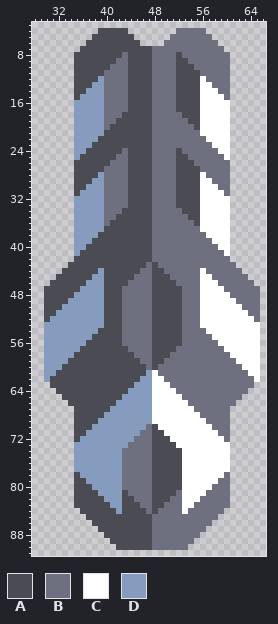
Two states of a sprite sheet, core/assets-raw/sprites/blocks/turrets/titan/titan-barrel.png. That is the earlier state.
The file is 96x96 pixels. Shown: x 28..66, y 3..91.
Palette (. is transparent): A #4a4b53  B #6e7080  C #ffffff  D #869cbe
Pixels before, first column x 30:
 4 .........AAAAA........BBBBB.........
 5 ........AAAAAAA......BBBBBBB........
 6 .......AAAAAAAAA....BBBBBBBBB.......
 7 ......AAAAAAAAAAAABBBBBBBBBBBB......
 8 .....AAAAAAAABAAAABBBBABBBBBBBB.....
 9 .....AAAAAAABBAAAABBBBAABBBBBBB.....
10 .....AAAAAABBBAAAABBBBAAABBBBBB.....
11 .....AAAAABBBBAAAABBBBAAAABBBBB.....
12 .....AAAADBBBBAAAABBBBAAAACBBBB.....
13 .....AAADDBBBBAAAABBBBAAAACCBBB.....
14 .....AADDDBBBBAAAABBBBAAAACCCBB.....
15 .....ADDDDBBBBAAAABBBBAAAACCCCB.....
16 .....DDDDDBBBBAAAABBBBAAAACCCCC.....
17 .....DDDDDBBBBAAAABBBBAAAACCCCC.....
18 .....DDDDDBBBAAAAABBBBBAAACCCCC.....
19 .....DDDDDBBAAAAAABBBBBBAACCCCC.....
20 .....DDDDDBAAAAAAABBBBBBBACCCCC.....
21 .....DDDDDAAAAAAAABBBBBBBBCCCCC.....
22 .....DDDDAAAAAAAAABBBBBBBBBCCCC.....
23 .....DDDAAAAAAAAAABBBBBBBBBBCCC.....
24 .....DDAAAAAABAAAABBBBABBBBBBCC.....
25 .....DAAAAAABBAAAABBBBAABBBBBBC.....
26 .....AAAAAABBBAAAABBBBAAABBBBBB.....
27 .....AAAAABBBBAAAABBBBAAAABBBBB.....
28 .....AAAADBBBBAAAABBBBAAAACBBBB.....
29 .....AAADDBBBBAAAABBBBAAAACCBBB.....
30 .....AADDDBBBBAAAABBBBAAAACCCBB.....
31 .....ADDDDBBBBAAAABBBBAAAACCCCB.....
32 .....DDDDDBBBBAAAABBBBAAAACCCCC.....
33 .....DDDDDBBBBAAAABBBBAAAACCCCC.....
34 .....DDDDDBBBAAAAABBBBBAAACCCCC.....
35 .....DDDDDBBAAAAAABBBBBBAACCCCC.....
36 .....DDDDDBAAAAAAABBBBBBBACCCCC.....
37 .....DDDDDAAAAAAAABBBBBBBBCCCCC.....
38 .....DDDDAAAAAAAAABBBBBBBBBCCCC.....
39 .....DDDAAAAAAAAAABBBBBBBBBBCCC.....
40 .....DDAAAAAAAAAAABBBBBBBBBBBCC.....
41 .....DAAAAAAAAAAAABBBBBBBBBBBBC.....
42 .....AAAAAAAAAAAAABBBBBBBBBBBBB.....
43 ....AAAAAAAAAAAAABABBBBBBBBBBBBB....
44 ...AAAAAADAAAAAABBAABBBBBBCBBBBBB...
45 ..AAAAAADDAAAAABBBAAABBBBBCCBBBBBB..
46 .AAAAAADDDAAAABBBBAAAABBBBCCCBBBBBB.
47 AAAAAADDDDAAABBBBBAAAAABBBCCCCBBBBBB
48 AAAAADDDDDAAABBBBBAAAAABBBCCCCCBBBBB
49 AAAADDDDDDAAABBBBBAAAAABBBCCCCCCBBBB
50 AAADDDDDDDAAABBBBBAAAAABBBCCCCCCCBBB
51 AADDDDDDDDAAABBBBBAAAAABBBCCCCCCCCBB
52 ADDDDDDDDDAAABBBBBAAAAABBBCCCCCCCCCB
53 DDDDDDDDDDAAABBBBBAAAAABBBCCCCCCCCCC
54 DDDDDDDDDAAAABBBBBAAAAABBBBCCCCCCCCC
55 DDDDDDDDAAAAABBBBBAAAAABBBBBCCCCCCCC
56 DDDDDDDAAAAAABBBBBAAAAABBBBBBCCCCCCC
57 DDDDDDAAAAAAAABBBBAAAABBBBBBBBCCCCCC
58 DDDDDAAAAAAAAAABBBAAABBBBBBBBBBCCCCC
59 DDDDAAAAAAAAAAAABBAABBBBBBBBBBBBCCCC
60 DDDAAAAAAAAAAAAAABABBBBBBBBBBBBBBCCC
61 DDAAAAAAAAAAAAAAADCBBBBBBBBBBBBBBBCC
62 DAAAAAAAAAAAAAAADDCCBBBBBBBBBBBBBBBC
63 .AAAAAAAAAAAAAADDDCCCBBBBBBBBBBBBBB.
64 ..AAAAAAAAAAAADDDDCCCCBBBBBBBBBBBB..
65 ...AAAAAAAAAADDDDDCCCCCBBBBBBBBBB...
66 ....AAAAAAAADDDDDDCCCCCCBBBBBBBB....
67 .....AAAAAADDDDDDDCCCCCCCBBBBBB.....
68 .....AAAAADDDDDDDDCCCCCCCCBBBBB.....
69 .....AAAADDDDDDDDDCCCCCCCCCBBBB.....
70 .....AAADDDDDDDDDBACCCCCCCCCBBB.....
71 .....AADDDDDDDDDBBAACCCCCCCCCBB.....
72 .....ADDDDDDDDDBBBAAACCCCCCCCCB.....
73 .....DDDDDDDDDBBBBAAAACCCCCCCCC.....
74 .....DDDDDDDDBBBBBAAAAACCCCCCCC.....
75 .....DDDDDDDDBBBBBAAAAACCCCCCCC.....
76 .....DDDDDDDDBBBBBAAAAACCCCCCCC.....
77 .....DDDDDDDDBBBBBAAAAACCCCCCCC.....
78 .....ADDDDDDDBBBBBAAAAACCCCCCCB.....
79 .....AADDDDDDBBBBBAAAAACCCCCCBB.....
80 .....AAADDDDDBBBBBAAAAACCCCCBBB.....
81 .....AAAADDDDABBBBAAAABCCCCBBBB.....
82 .....AAAAADDDAABBBAAABBCCCBBBBB.....
83 .....AAAAAADDAAABBAABBBCCBBBBBB.....
84 ......AAAAAADAAAABABBBBCBBBBBB......
85 .......AAAAAAAAAAABBBBBBBBBBB.......
86 ........AAAAAAAAAABBBBBBBBBB........
87 .........AAAAAAAAABBBBBBBBB.........
88 ..........AAAAAAAABBBBBBBB..........
89 ...........AAAAAAABBBBBBB...........
90 ............AAAAAABBBBBB............
After the commit:
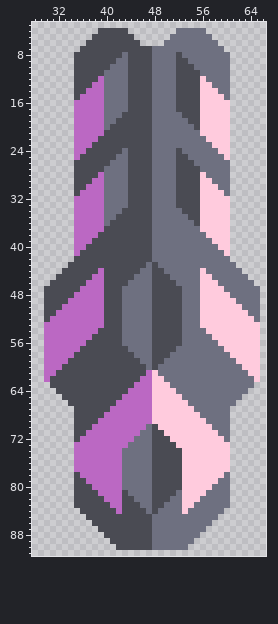
Difference:
colour C: #ffffff -> #ffcbdd
colour D: #869cbe -> #bb68c3
